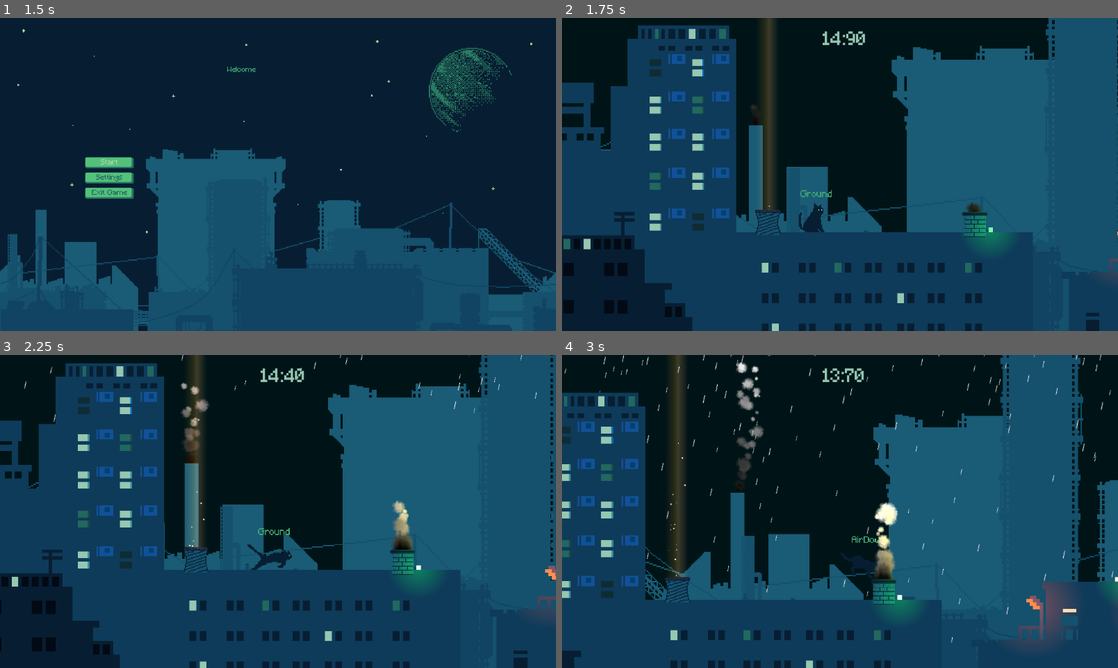
Above: before the commit, frames 1-4 (two rows, left to right).
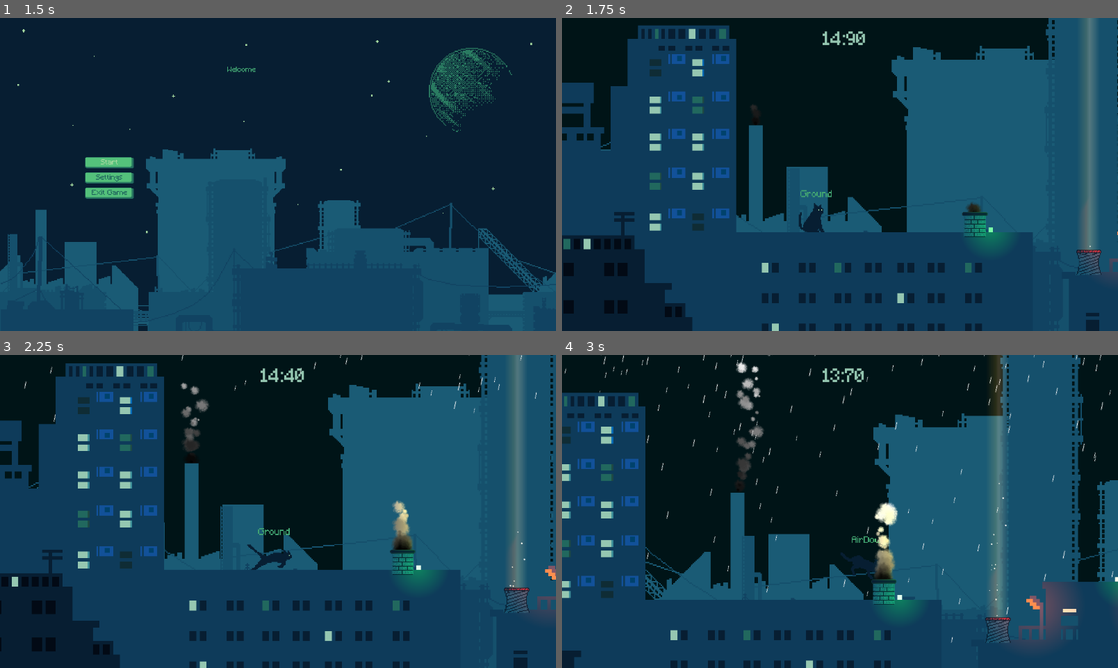
Above: after the commit, the same moments.

Repository: DEVizzent/mermelada-jam-2023
Game: Godot game, scene res://Inicio/StartMenu.tscn
The game is run twice, just before and just after one commit, with the same random seed, the same clock (stepped at 60 frames per second) and the same inputs.
Inputs (mouse positions are in pixels of both pictures, inside the frame that each line leads up to):
- Up to frame 1 (1.5 s): click "Start" at 0.5 s; click "Start" at 1.25 s
- Up to frame 2 (1.75 s): no input
- Up to frame 3 (2.25 s): move the mouse to (400, 495) at 2.02 s; hold Right (ui_right) from 2.03 s (still down); click (400, 495) at 2.17 s
- Up to frame 4 (3 s): tap Space (jump) at 2.27 s; release Right (ui_right) at 2.75 s; drag from (728, 527) to (867, 517) at 2.77 s

Frame 1 is identical in both runs. In frame 2, 3.5% of the frame differs, in the area x 34-97%, y 0-82%; in frame 3, 3.6%; in frame 4, 4.2%, in the area x 18-81%, y 0-92%.

Commit message:
death zone corrector

Diff:
--- a/DeathZone/DeathZone.tscn
+++ b/DeathZone/DeathZone.tscn
@@ -3,14 +3,14 @@
 [ext_resource type="Script" path="res://DeathZone/DeathZone.gd" id="1_fyatn"]
 
 [sub_resource type="RectangleShape2D" id="RectangleShape2D_v1dkx"]
-size = Vector2(184, 53)
+size = Vector2(184, 25)
 
 [node name="DeathZone" type="Area2D"]
 collision_layer = 4
 script = ExtResource("1_fyatn")
 
 [node name="CollisionShape2D" type="CollisionShape2D" parent="."]
-position = Vector2(-1, 230.5)
+position = Vector2(-1, 244.5)
 shape = SubResource("RectangleShape2D_v1dkx")
 debug_color = Color(0.8, 0.384314, 0.447059, 0.419608)
 
--- a/Levels/Level2/Level2.tscn
+++ b/Levels/Level2/Level2.tscn
@@ -73,7 +73,7 @@
 position = Vector2(291, 117)
 
 [node name="BloqueSalidaVapor" parent="." instance=ExtResource("16_shsg0")]
-position = Vector2(-77, 124)
+position = Vector2(491, 195)
 
 [node name="AudioStreamPlayer" type="AudioStreamPlayer" parent="."]
 process_mode = 3
Not shown, added: export_presets.cfg
